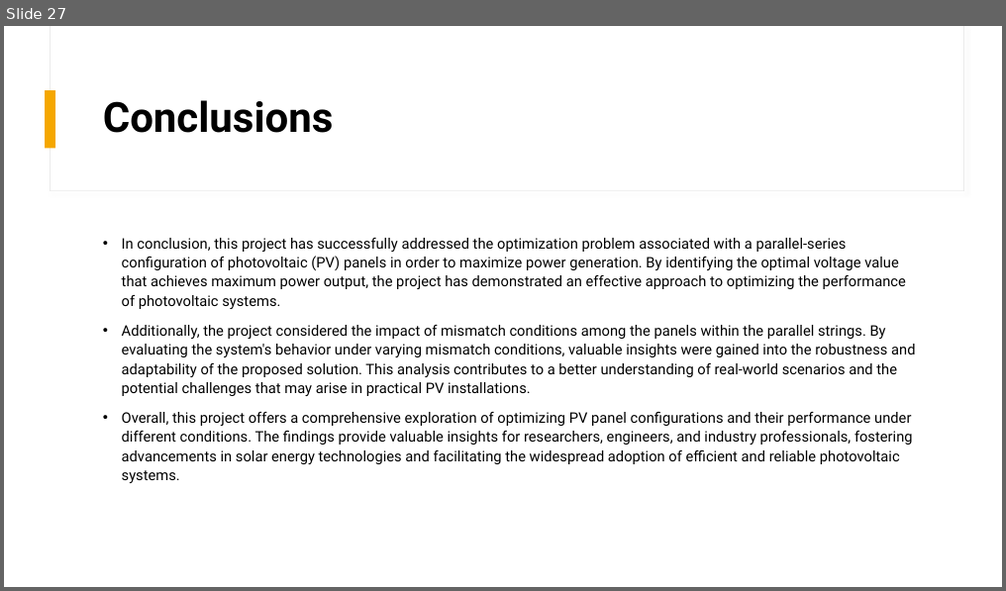
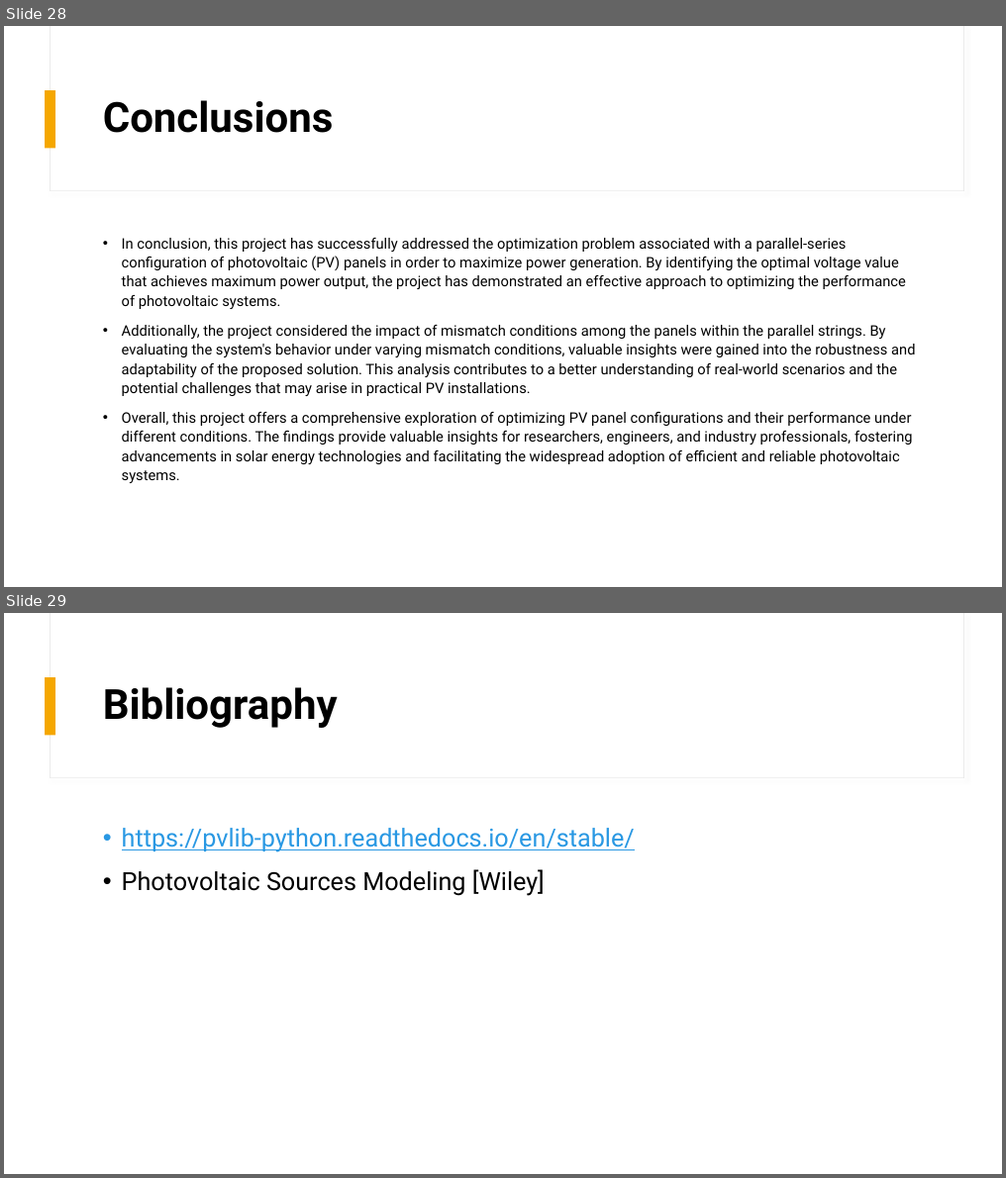
Before and after one commit to mdg217/RenewableEnergyProject, a slide deck: ProgettoRESM.pptx. Shown one above the other, each under a label of ours: slide 27 before the commit, slides 28 and 29 after it. The pictures are 1006x591 and 1006x1178 pixels, drawn with LibreOffice and Linux fonts; fonts in the diff are those of the drawing. Boxes give left, top, right and bottom in pixels: in the first picture for what was removed or moved away, otherwise in the second. Text is boxed around its words. In the diff, an @@ line names an element or a change of style, - is before the commit and + after.

```diff
--- a/ProgettoRESM.pptx
+++ b/ProgettoRESM.pptx
@@ slide 29 added at <box>4,613,1002,1174</box>, background #FFFFFF; not listed: 3 template elements that a slide beside it also shows @@
@@ title added at <box>103,687,338,728</box>, 40 pt, text #000000, bold @@
+Bibliography
@@ text added at <box>122,828,635,896</box>, 24 pt, text #2998E3, underline @@
+• https://pvlib-python.readthedocs.io/en/stable/
+• Photovoltaic Sources Modeling [Wiley]
@@ what was slide 27 is now slide 28 @@
```
Also in this commit, not shown: 1 other slide added, 1 slide removed, 1 other file.
